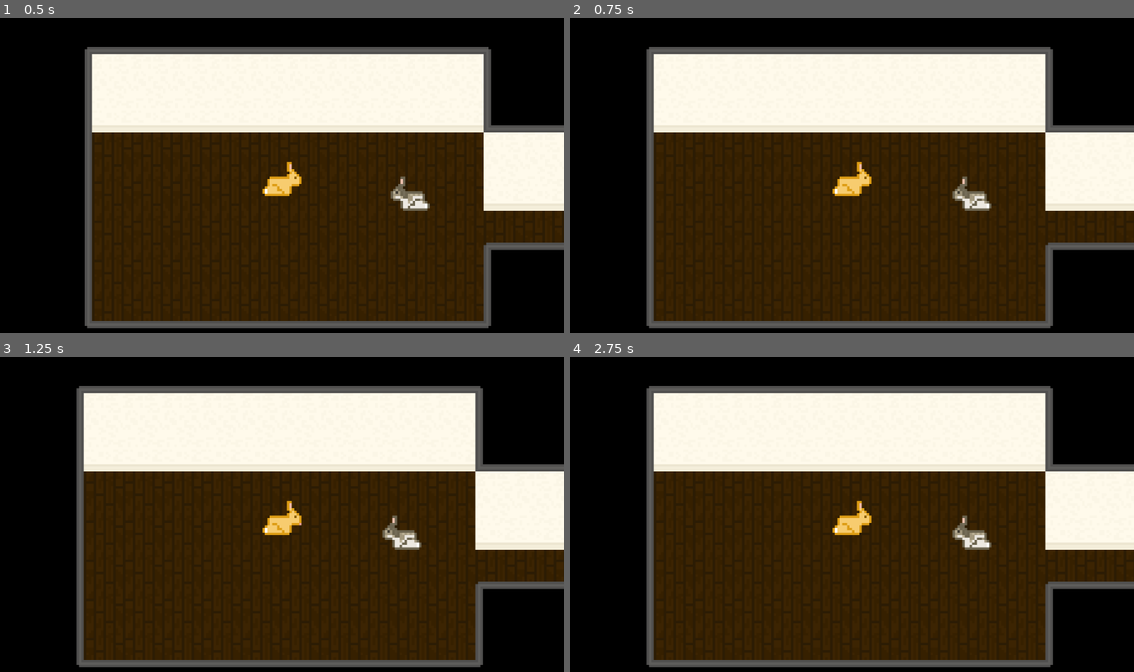
Above: before the commit, frames 1-4 (two rows, left to right).
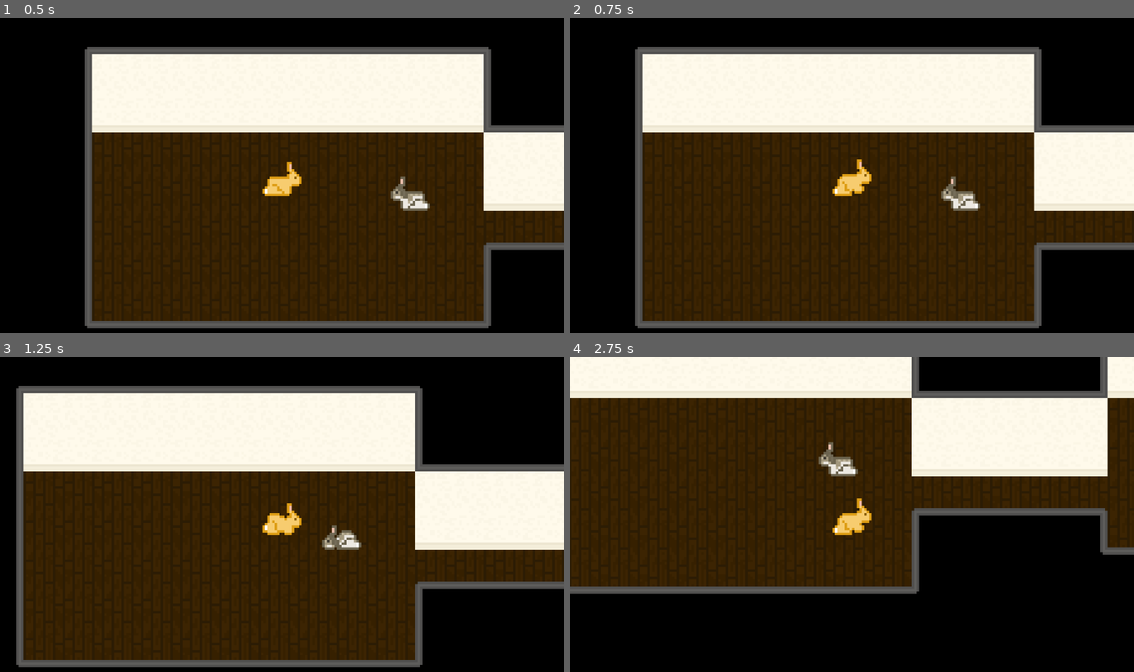
Above: after the commit, the same moments.

Repository: sarahlynnbradburn/BunnySimulator
Game: Godot game, scene res://world/world.tscn
The game is run twice, just before and just after one commit, with the same random seed, the same clock (stepped at 60 frames per second) and the same inputs.
Inputs:
- Up to frame 1 (0.5 s): no input
- Up to frame 2 (0.75 s): tap Enter at 0.5 s; hold D (walk_right) from 0.53 s (still down); tap Space (groom) at 0.6 s
- Up to frame 3 (1.25 s): keep holding D (walk_right)
- Up to frame 4 (2.75 s): release D (walk_right) at 1.28 s; hold S (walk_down) 1.28-2.03 s; tap Space (groom) at 1.35, 2.1 s; hold D (walk_right) from 2.03 s (still down)

Frame 1 is identical in both runs. In frame 2, 5.9% of the frame differs, in the area x 11-86%, y 9-99%; in frame 3, 21%; in frame 4, 63%, in the area x 0-100%, y 0-99%.

Commit message:
Signal bus

Diff:
--- a/bunny-simulator/buttercup/interaction_area.gd
+++ b/bunny-simulator/buttercup/interaction_area.gd
@@ -6,6 +6,11 @@
 	# 1. Bypasses the UI to connect the signal directly in code
 	self.body_entered.connect(_on_collision_object_entered)
 	self.body_exited.connect(_on_collision_object_exited)
+
+func _physics_process(delta: float) -> void:
+	if Input.is_action_just_pressed("groom"):
+		if player_in_zone:
+			SignalBus.groom_buttercup.emit()
 
 # 2. This function automatically runs the instant a physics body enters
 func _on_collision_object_entered(body: Node2D) -> void:
--- /dev/null
+++ b/bunny-simulator/globals/signal_bus.gd
@@ -0,0 +1,4 @@
+extends Node
+
+
+signal groom_buttercup
--- a/bunny-simulator/player/player.gd
+++ b/bunny-simulator/player/player.gd
@@ -6,6 +6,10 @@
 @onready var animation_player: AnimationPlayer = $AnimationPlayer
 @onready var animation_tree: AnimationTree = $AnimationTree
 @onready var playback = animation_tree.get("parameters/StateMachine/playback") as AnimationNodeStateMachinePlayback
+
+func _ready() -> void:
+	SignalBus.groom_buttercup.connect(player_groom_buttercup)
+
 
 func _physics_process(delta: float) -> void:
 	var state = playback.get_current_node()
@@ -23,12 +27,12 @@
 		var direction_vector: = Vector2(input_vector.x, -input_vector.y)
 
 		update_blend_positions(direction_vector)
-	if Input.is_action_just_pressed("groom"):
-		print("groom")
-		playback.travel("groom_right")
 
 	velocity = input_vector * SPEED
 	move_and_slide()
+
+func player_groom_buttercup() -> void:
+	playback.travel("groom_right")
 
 func update_blend_positions(direction_vector: Vector2) -> void:
 	#Calling functions will go down the tree
--- a/bunny-simulator/project.godot
+++ b/bunny-simulator/project.godot
@@ -14,6 +14,10 @@
 run/main_scene="uid://i8c0htj6pqrn"
 config/features=PackedStringArray("4.6", "GL Compatibility")
 config/icon="res://icon.svg"
+
+[autoload]
+
+SignalBus="*uid://bif38dik17h0m"
 
 [dotnet]
 
Not shown, added: bunny-simulator/globals/signal_bus.gd.uid
